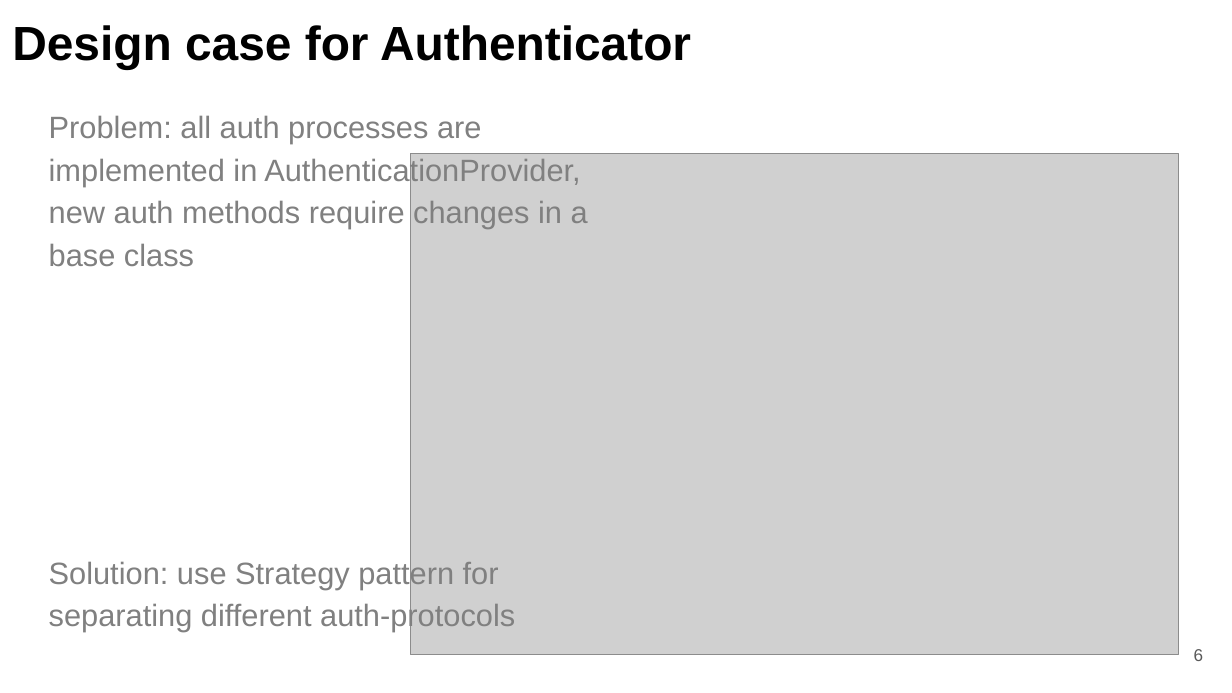
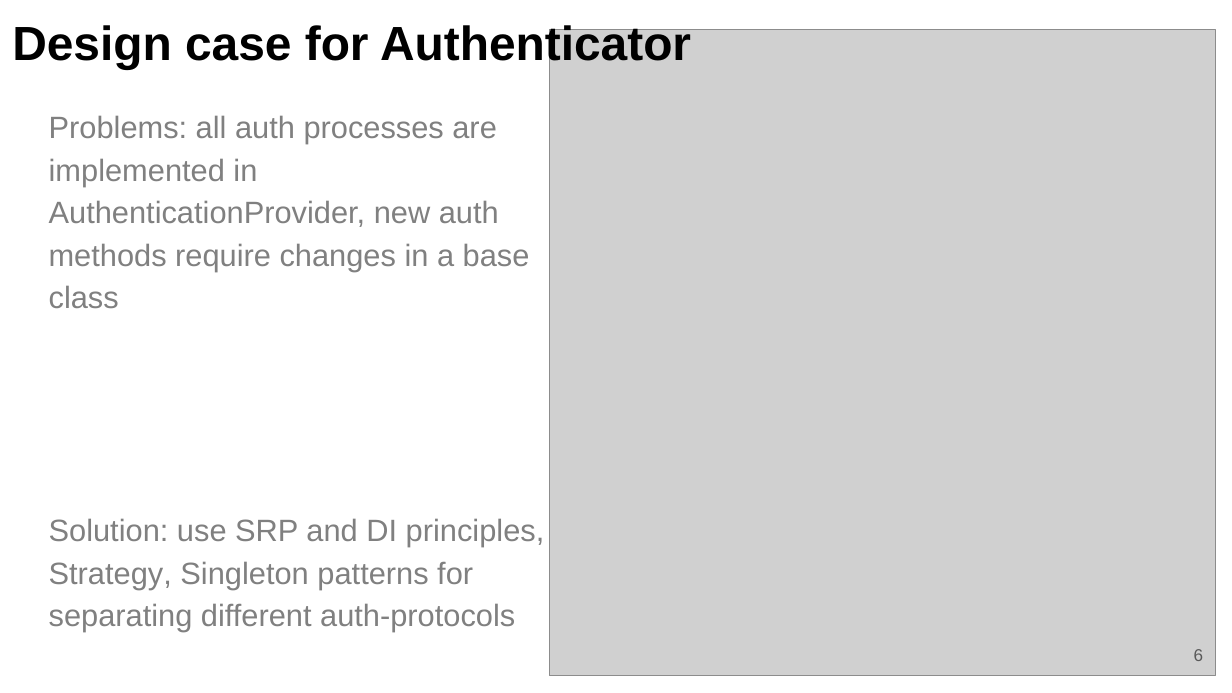
Before and after one commit to fanglores/Advanced-Software-Design, a slide deck: slide 6 of PracticeTasks/Module2/Task_12/Task_12.pptx. Drawn at 1232x693 pixels with LibreOffice and Linux fonts; fonts in the diff are those of the drawing; grey boxes stand for pictures. Boxes give left, top, right and bottom in pixels: in the first picture for what was removed or moved away, otherwise in the second. Text is boxed around its words. In the diff, an @@ line names an element or a change of style, - is before the commit and + after.

```diff
--- a/PracticeTasks/Module2/Task_12/Task_12.pptx
+++ b/PracticeTasks/Module2/Task_12/Task_12.pptx
@@ picture: place and size @@
-picture at [410, 153, 1178, 654]
+picture at [549, 30, 1216, 675]
@@ text at [49, 115, 545, 632]: text changed @@
-Problem: all auth processes are implemented in AuthenticationProvider, new auth methods require changes in a base class
-Solution: use Strategy pattern for separating different auth-protocols
+Problems: all auth processes are implemented in AuthenticationProvider, new auth methods require changes in a base class
+Solution: use SRP and DI principles, Strategy, Singleton patterns for separating different auth-protocols
```
Also in this commit, not shown: 2 other slides changed, 4 other files.
